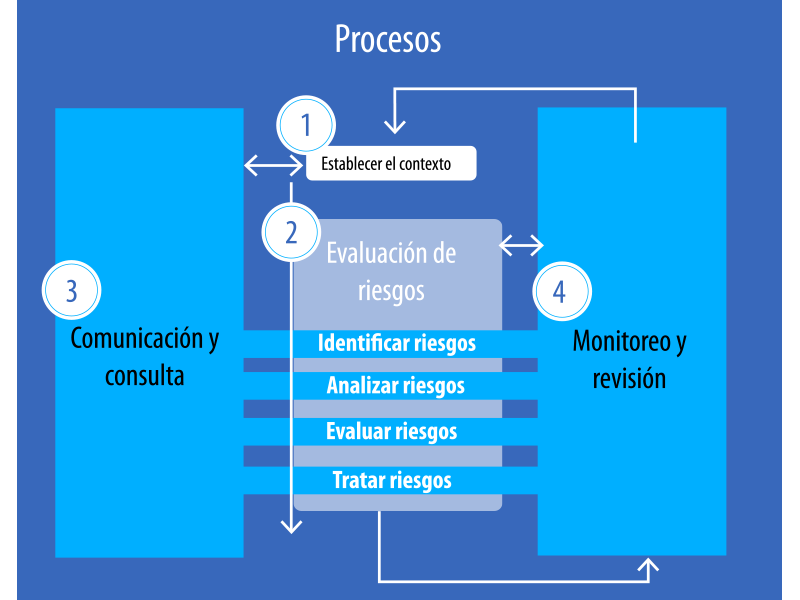
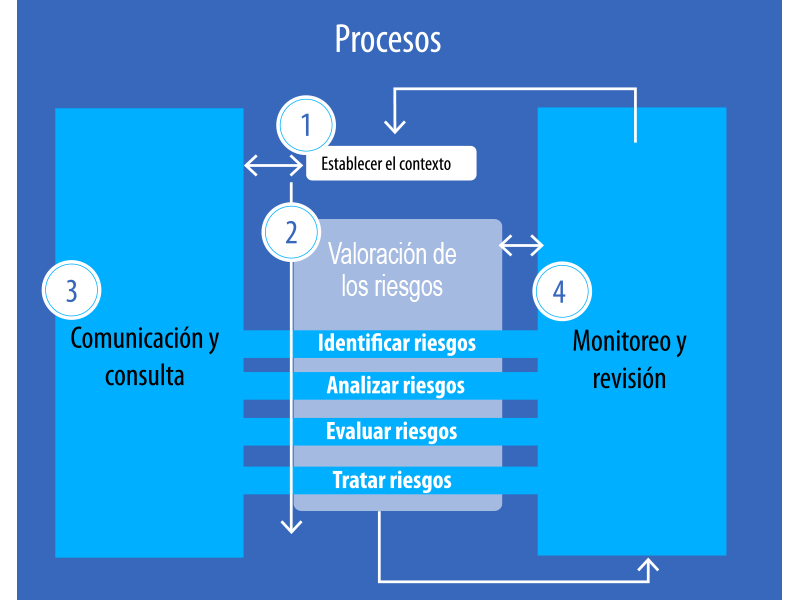
Comparing the layer stacks of the two 800x600 images. Changes:
added layer "Valoración de los riesgos" above "Rectángulo 1" over left=328, top=242, right=456, bottom=302
added layer "Rectángulo 1" above "Capa 2" over left=328, top=241, right=456, bottom=307
